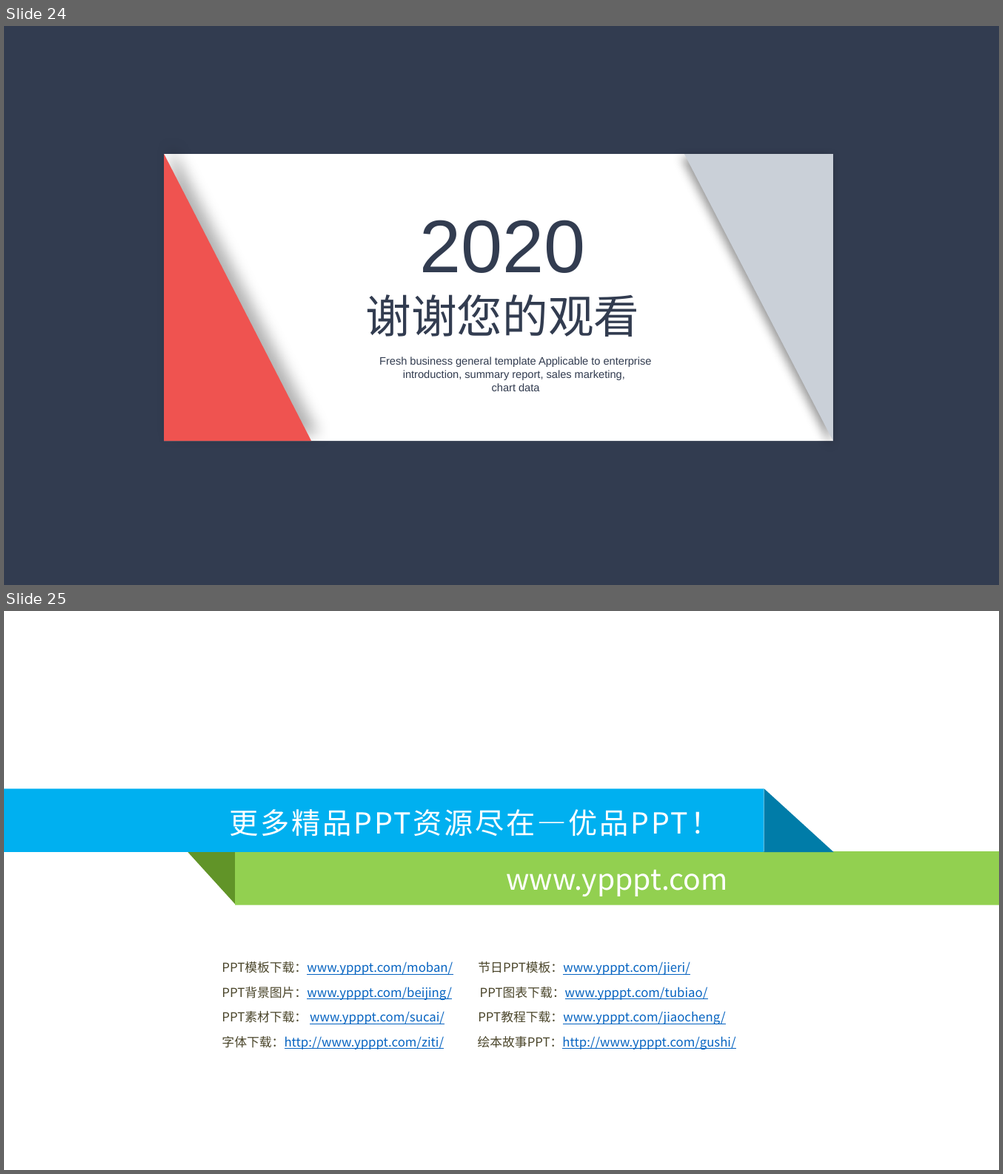
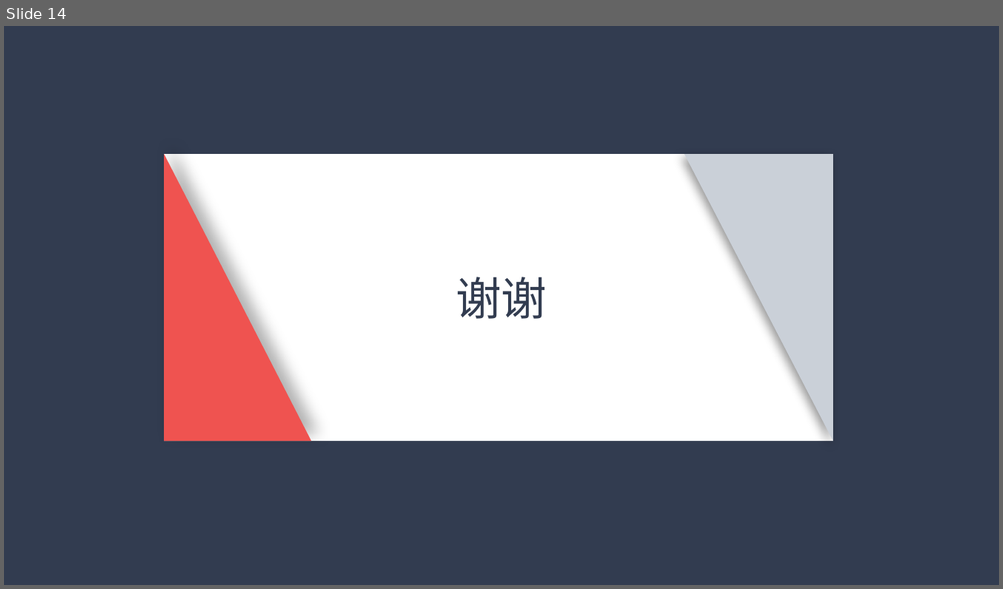
Before and after one commit to leason-wan/talk, a slide deck: 沙盒.pptx. Shown one above the other, each under a label of ours: slides 24 and 25 before the commit, slide 14 after it. The pictures are 1003x1174 and 1003x589 pixels, drawn with LibreOffice and Linux fonts; fonts in the diff are those of the drawing. Boxes give left, top, right and bottom in pixels: in the first picture for what was removed or moved away, otherwise in the second. Text is boxed around its words. In the diff, an @@ line names an element or a change of style, - is before the commit and + after.

```diff
--- a/沙盒.pptx
+++ b/沙盒.pptx
@@ slide 25 removed at box(4, 611, 999, 1170), background #FFFFFF @@
@@ rectangle removed at box(4, 789, 763, 853) @@
-更多精品PPT资源尽在—优品PPT！
@@ right triangle removed at box(763, 789, 833, 852) @@
@@ freeform shape removed at box(187, 851, 236, 905) @@
@@ rectangle removed at box(236, 852, 999, 906) @@
-www.ypppt.com
@@ text removed at box(222, 962, 736, 1051) @@
-PPT模板下载：www.ypppt.com/moban/ 节日PPT模板：www.ypppt.com/jieri/
-PPT背景图片：www.ypppt.com/beijing/ PPT图表下载：www.ypppt.com/tubiao/
-PPT素材下载： www.ypppt.com/sucai/ PPT教程下载：www.ypppt.com/jiaocheng/
-字体下载：http://www.ypppt.com/ziti/ 绘本故事PPT：http://www.ypppt.com/gushi/
@@ what was slide 24 is now slide 14 @@
@@ slide 14 changed as well @@
@@ text at box(455, 277, 546, 319): text changed @@
-2020
-谢谢您的观看
+谢谢
@@ text removed at box(379, 357, 652, 392) @@
-Fresh business general template Applicable to enterprise introduction, summary report, sales marketing,
-chart data
```
Also in this commit, not shown: 1 other slide changed, 4 slides added, 14 other slides removed, 5 other files.
